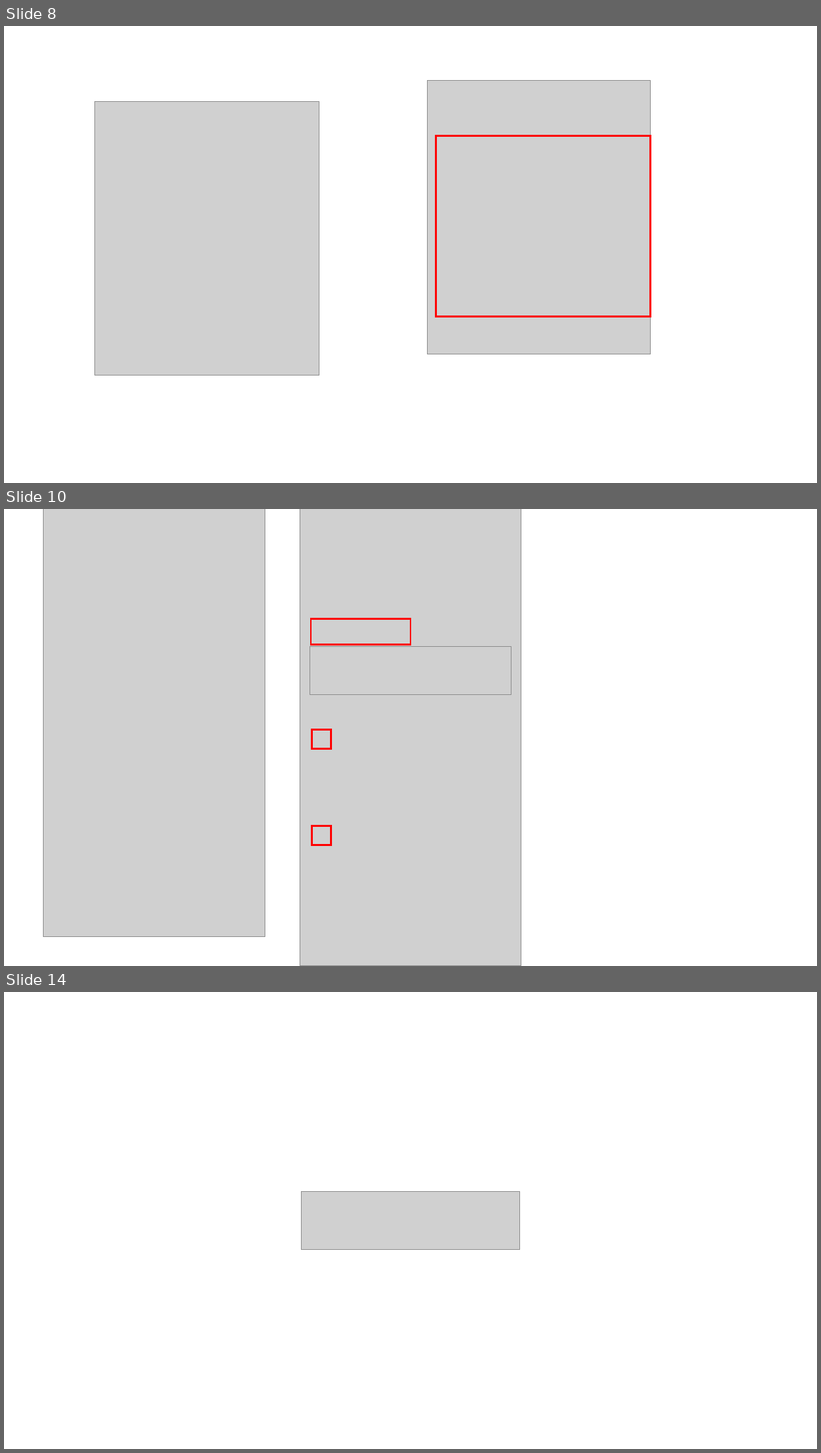
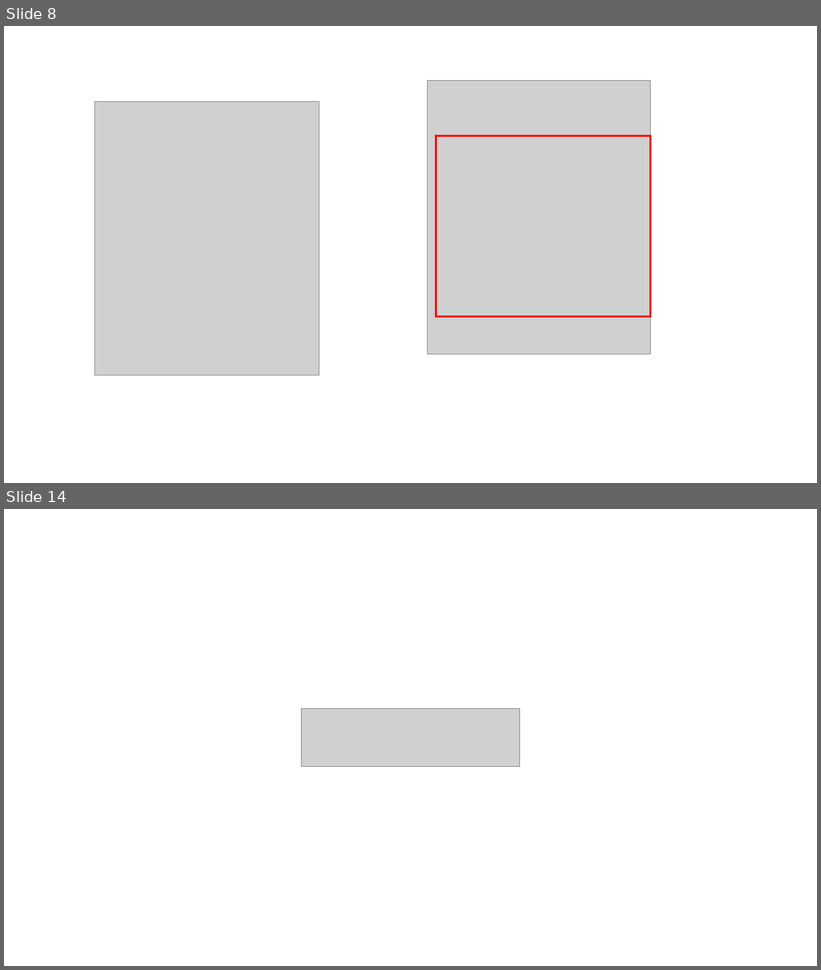
Before and after one commit to nishida2073/project_management, a slide deck: tool/smstokintone/docs/スクリーンショット.pptx. Shown one above the other, each under a label of ours: slides 8, 10 and 14 before the commit, slides 8 and 14 after it; the slides between them are not shown. The pictures are 821x1453 and 821x970 pixels, drawn with LibreOffice and Linux fonts; fonts in the diff are those of the drawing; grey boxes stand for pictures. Boxes give left, top, right and bottom in pixels: in the first picture for what was removed or moved away, otherwise in the second. Text is boxed around its words. In the diff, an @@ line names an element or a change of style, - is before the commit and + after.

```diff
--- a/tool/smstokintone/docs/スクリーンショット.pptx
+++ b/tool/smstokintone/docs/スクリーンショット.pptx
@@ slide 10 removed at [4,509,817,966], background #FFFFFF @@
@@ picture removed at [43,509,265,937] @@
@@ picture removed at [300,509,522,966] @@
@@ rectangle removed at [311,619,411,645] @@
@@ picture removed at [310,646,511,694] @@
@@ rectangle removed at [312,730,331,749] @@
@@ rectangle removed at [312,826,331,845] @@
```
Also in this commit, not shown: 11 slides added, 8 other slides removed, 11 other files.
